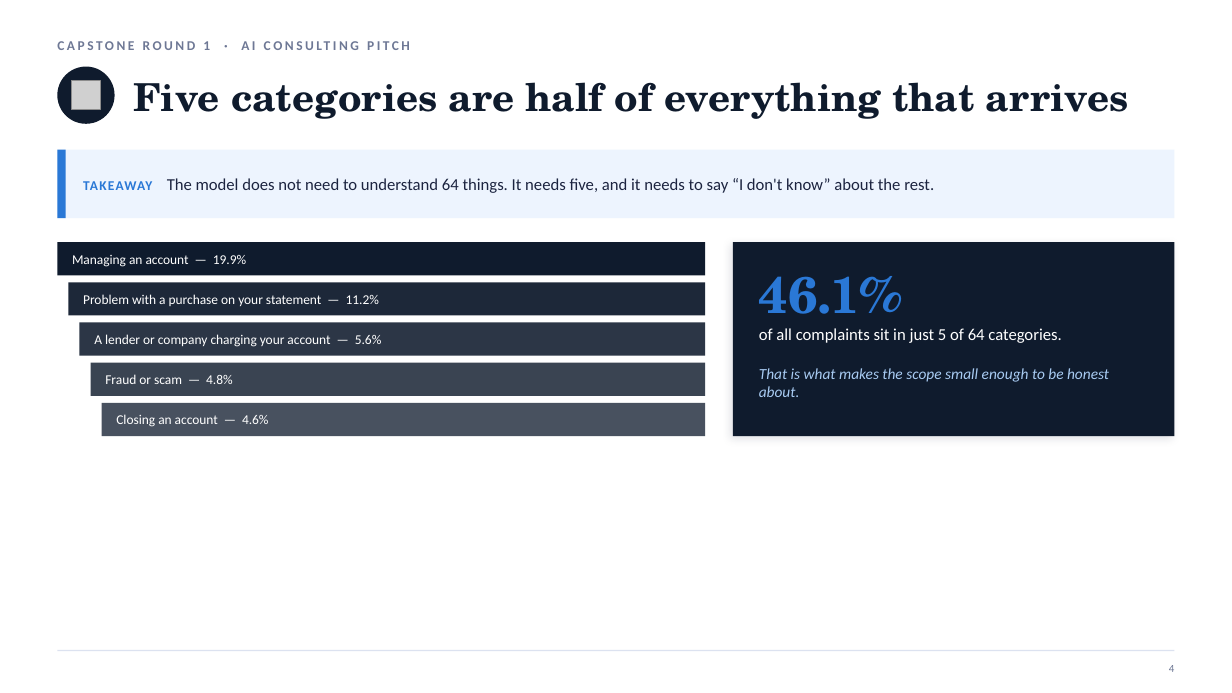
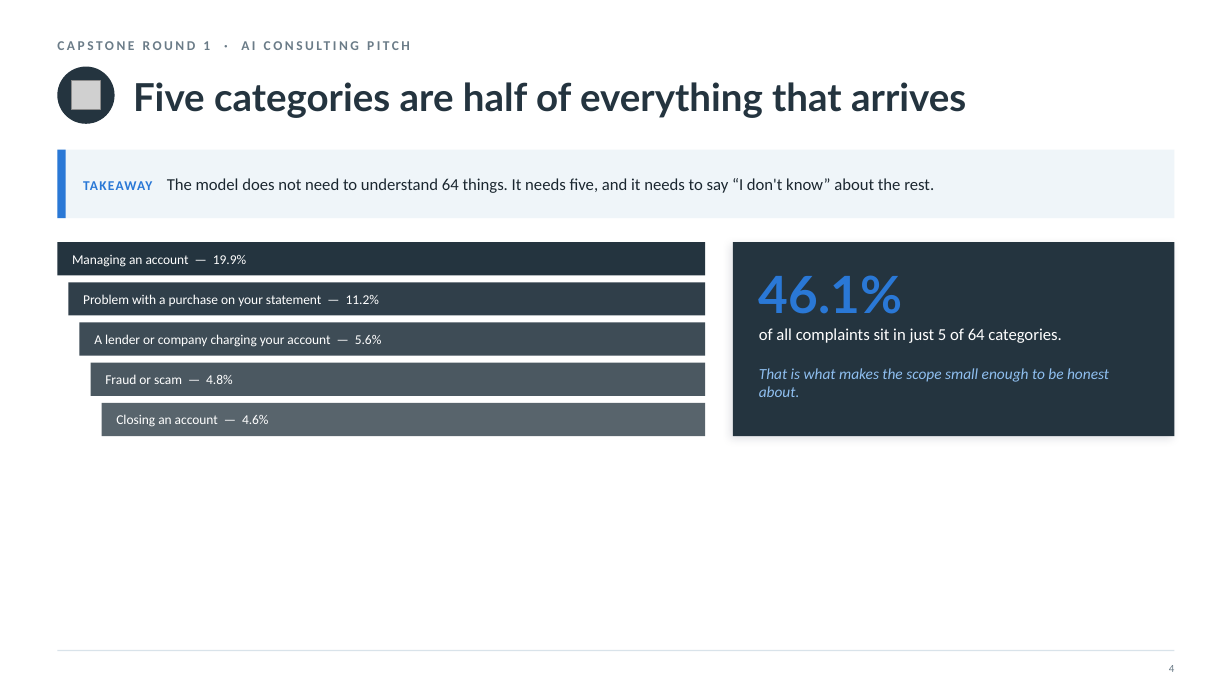
Before and after one commit to nyelugo/PROJECT-Capstone-AI-Consulting, a slide deck: slide 5 of presentation/round1_pitch.pptx. Drawn at 1232x693 pixels with LibreOffice and Linux fonts; fonts in the diff are those of the drawing; grey boxes stand for pictures. Boxes give left, top, right and bottom in pixels: in the first picture for what was removed or moved away, otherwise in the second. Text is boxed around its words. In the diff, an @@ line names an element or a change of style, - is before the commit and + after.

```diff
--- a/presentation/round1_pitch.pptx
+++ b/presentation/round1_pitch.pptx
@@ text "Five categories are half of ..." at box(133, 82, 966, 118): font TeX Gyre Schola to Lato, text colour #0F1B2D to #24343F @@
@@ rectangle at box(57, 150, 1175, 218): fill #EDF4FE to #EFF5F9 @@
@@ text "TAKEAWAY The model does not ..." at box(83, 178, 934, 193): text colour #1C2440 to #1B2730 @@
@@ fill #0F1B2D to #24343F in 3 elements at box(57, 67, 115, 124), box(57, 242, 705, 275), box(733, 242, 1175, 436) @@
@@ text "46.1% of all complaints sit ..." at box(759, 275, 1109, 397): font TeX Gyre Schola to Lato in "46.1%"; text colour #A8CBF2 to #8FBFF0 in "That is what makes the scope small ..." @@
@@ rectangle at box(68, 283, 705, 316): fill #0F1B2D at 94% opacity to #24343F at 94% opacity @@
@@ rectangle at box(79, 323, 705, 356): fill #0F1B2D at 88% opacity to #24343F at 88% opacity @@
@@ rectangle at box(91, 362, 705, 396): fill #0F1B2D at 82% opacity to #24343F at 82% opacity @@
@@ rectangle at box(102, 403, 705, 436): fill #0F1B2D at 76% opacity to #24343F at 76% opacity @@
```
Also in this commit, not shown: 13 other slides changed, 2 other files.
